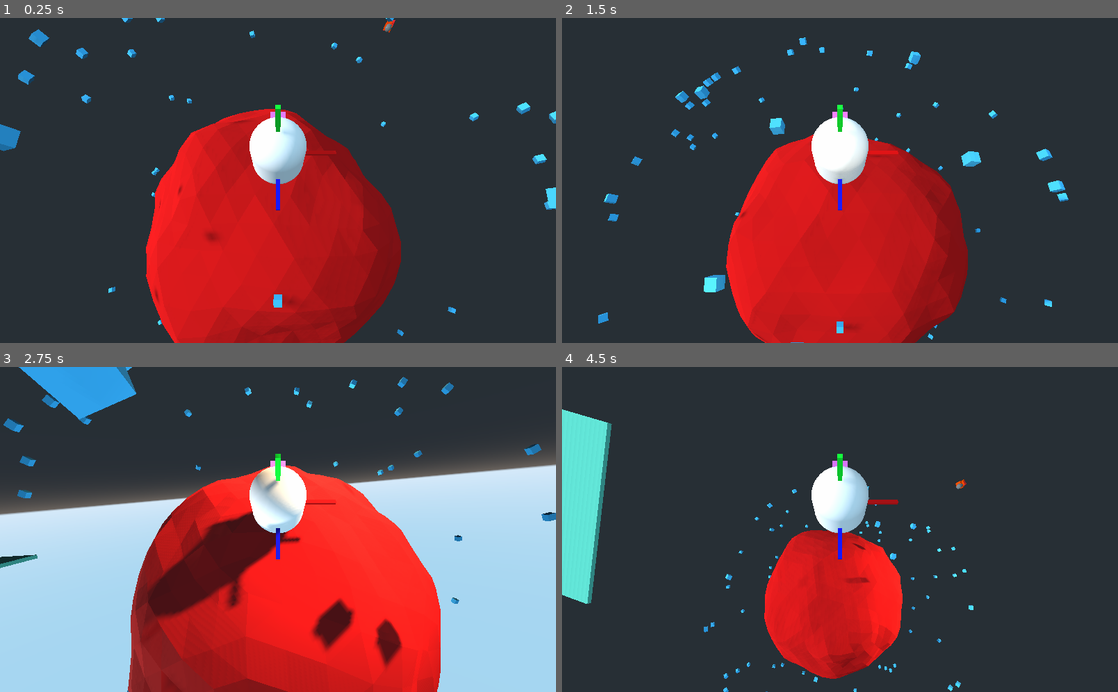
Above: before the commit, frames 1-4 (two rows, left to right).
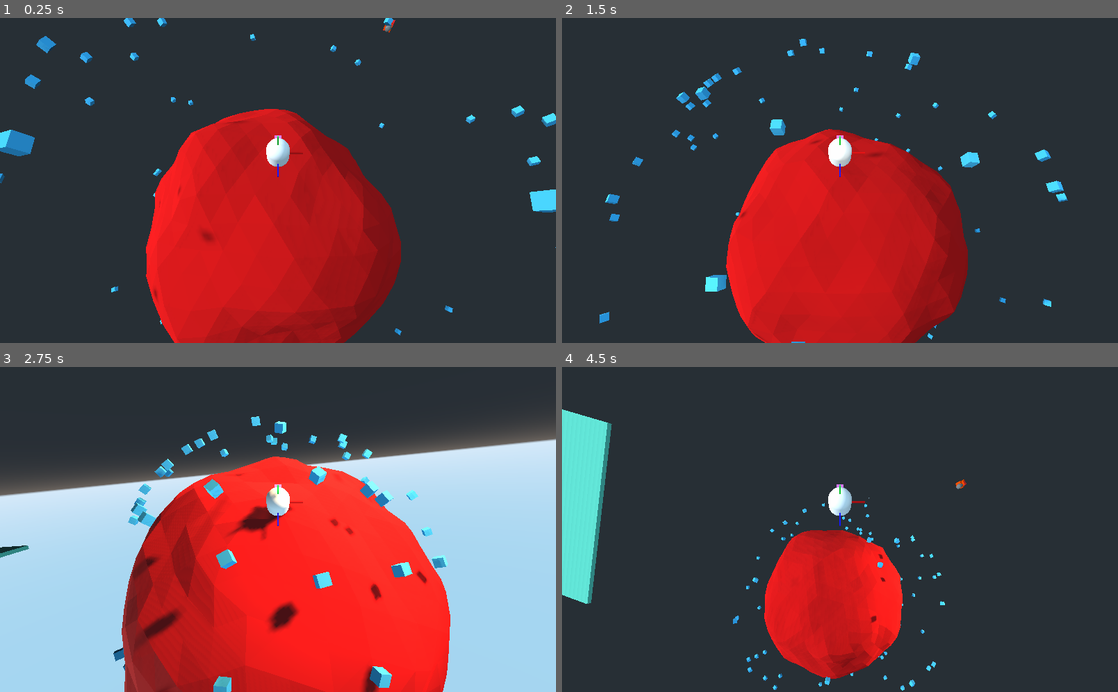
Above: after the commit, the same moments.

Repository: kevinms/godot-wild-jam-23
Game: Godot game, scene res://Game.tscn
Same seed, same stepped clock (60 frames per second), same inputs: the game is played once before the commit and once after it.
Inputs (mouse positions are in pixels of both pictures, inside the frame that each line leads up to):
- Up to frame 1 (0.25 s): no input
- Up to frame 2 (1.5 s): tap Enter (enter) at 0.5, 1.35 s; move the mouse to (867, 180) at 0.52 s; hold Space (jump) 0.53-1.28 s; hold W (forward) from 0.53 s (still down); click (867, 180) at 0.67 s; move the mouse to (812, 180) at 1.27 s
- Up to frame 3 (2.75 s): keep holding W (forward); tap Space (jump) at 1.52, 1.55, 1.82, 2.3 s; move the mouse to (289, 523) at 2.02 s; press the mouse at (289, 523) at 2.03 s
- Up to frame 4 (4.5 s): keep holding W (forward); move the mouse to (834, 536) at 2.77 s; release the mouse at (834, 536) at 2.78 s; tap Space (jump) at 2.85, 3.02, 3.32 s; click (834, 536) at 2.92 s; move the mouse to (878, 532) at 3.52 s; hold Space (jump) 3.53-4.28 s; tap Enter (enter) at 3.6 s; move the mouse to (795, 526) at 4.27 s; click (795, 526) at 4.35 s

The runs differ from the first frame. In frame 1, 3.4% of the frame differs, in the area x 0-100%, y 0-98%; in frame 2, 2.2%; in frame 3, 29%, in the area x 0-100%, y 0-100%; in frame 4, 2.6%.

Commit message:
Humans have a fear of the player and when they are too close will jump away.

Diff:
--- a/Game.tscn
+++ b/Game.tscn
@@ -51,6 +51,7 @@
 
 [node name="Player" parent="." instance=ExtResource( 2 )]
 transform = Transform( 1, 0, 0, 0, 1, 0, 0, 0, 1, 0, 18.8625, 1.39177 )
+planet_path = NodePath("../Planet")
 
 [node name="Camera" type="Camera" parent="Player"]
 transform = Transform( 1, 0, 0, 0, 0.346494, 0.938052, 0, -0.938052, 0.346494, 0, 7.75222, 3.95476 )
--- a/Human.gd
+++ b/Human.gd
@@ -1,31 +1,48 @@
 extends KinematicBody
 
 var speed = 1
-var jump = 2
+var jump = 3
 var gravity = 2
 
 export(NodePath) var planet_path
 onready var planet = get_node(planet_path)
 
+export(NodePath) var alien_path
+onready var alien = get_node(alien_path)
+
 var global_velocity = Vector3()
 var jumping = false
 
+var fear = 1.0
+
+func _ready():
+	print(alien)
+
 func _physics_process(delta):
 	# Jump
-	if is_on_floor() and randf() < 0.01:
+	if is_on_floor() and randf() < 1.0:
 		# Always jump up
-		global_velocity = global_transform.basis.y * jump
+		global_velocity = global_transform.basis.y * rand_range(0, jump)
 		jumping = true
 
-		# Determine the direction
-		var forward = -global_transform.basis.z.normalized()
-		var new_dir = forward.rotated(global_transform.basis.y, rand_range(0, 2*PI))
-		global_velocity += new_dir * speed
+		# Distance to alien
+		var ray_to_alien = alien.global_transform.origin - global_transform.origin
+		if ray_to_alien.length() < 4:
+			fear = ray_to_alien.length()
+			#var forward = -global_transform.basis.z.normalized()
+			#var new_dir = forward.rotated(global_transform.basis.y, rand_range(0, 2*PI))
+			var new_dir = -ray_to_alien.normalized()
+			global_velocity += new_dir * speed * fear
+		else:
+			# Determine the direction
+			var forward = -global_transform.basis.z.normalized()
+			var new_dir = forward.rotated(global_transform.basis.y, rand_range(0, 2*PI))
+			global_velocity += new_dir * speed
 
 	var accel = Vector3()
 
 	# Gravity
-	accel += -global_transform.basis.y * gravity * delta
+	accel += -global_transform.basis.y * 500 * delta
 
 	# Apply acceleration
 	global_velocity += accel * delta
--- a/Icosphere.tscn
+++ b/Icosphere.tscn
@@ -1,8 +1,8 @@
 [gd_scene load_steps=4 format=2]
 
 [ext_resource path="res://Icosphere.gd" type="Script" id=1]
+[ext_resource path="res://Player.tscn" type="PackedScene" id=2]
 [ext_resource path="res://IcosphereMain.gd" type="Script" id=3]
-[ext_resource path="res://Human.tscn" type="PackedScene" id=4]
 
 [node name="Spatial" type="Spatial"]
 script = ExtResource( 3 )
@@ -13,7 +13,6 @@
 [node name="Camera" type="Camera" parent="."]
 transform = Transform( 1, 0, 0, 0, 0.871402, 0.490569, 0, -0.490569, 0.871402, 0, 10.4579, 18.3803 )
 
-[node name="Human" parent="." instance=ExtResource( 4 )]
-transform = Transform( 1, 0, 0, 0, 1, 0, 0, 0, 1, 0, 9.15601, 6.17499 )
-collision_layer = 1024
+[node name="Player" parent="." instance=ExtResource( 2 )]
+transform = Transform( 1, 0, 0, 0, 1, 0, 0, 0, 1, 8.56306, 26.9328, 0 )
 planet_path = NodePath("../Icosphere")
--- a/IcosphereMain.gd
+++ b/IcosphereMain.gd
@@ -36,6 +36,9 @@
 
 		human.planet_path = $Icosphere.get_path()
 		human.planet = $Icosphere
+		human.alien_path = $Player.get_path()
+		human.alien = $Player
+		print(human.alien)
 		add_child(human)
 
 func random_point_on_sphere(radius: float):
--- a/Player.gd
+++ b/Player.gd
@@ -8,7 +8,8 @@
 var jump = 20
 export var mouse_sensitivity = 0.002 # radians / pixel
 
-onready var planet = $"../Planet"
+export(NodePath) var planet_path
+onready var planet = get_node(planet_path)
 
 func local_input_direction():
 	var dir = Vector3()
--- a/Player.tscn
+++ b/Player.tscn
@@ -26,7 +26,7 @@
 script = ExtResource( 1 )
 
 [node name="MeshInstance" type="MeshInstance" parent="."]
-transform = Transform( 1, 0, 0, 0, -4.37114e-08, 1, 0, -1, -4.37114e-08, 0, 0, 0 )
+transform = Transform( 0.432, 0, 0, 0, -1.88833e-08, 0.432, 0, -0.432, -1.88833e-08, 0, 0, 0 )
 mesh = SubResource( 1 )
 material/0 = null
 
@@ -36,10 +36,11 @@
 material/0 = SubResource( 3 )
 
 [node name="CollisionShape" type="CollisionShape" parent="."]
-transform = Transform( 1, 0, 0, 0, -4.37114e-08, 1, 0, -1, -4.37114e-08, 0, 0, 0 )
+transform = Transform( 0.432, 0, 0, 0, -1.88833e-08, 0.432, 0, -0.432, -1.88833e-08, 0, 0, 0 )
 shape = SubResource( 4 )
 
 [node name="Gizmo" type="Spatial" parent="."]
+transform = Transform( 0.432, 0, 0, 0, 0.432, 0, 0, 0, 0.432, 0, 0, 0 )
 
 [node name="Z" type="MeshInstance" parent="Gizmo"]
 transform = Transform( 0.0723377, 0, 0, 0, 0.0723377, 0, 0, 0, 0.555103, 0, 0, 1.60792 )
@@ -57,3 +58,4 @@
 material/0 = SubResource( 8 )
 
 [node name="Debug" type="Spatial" parent="."]
+transform = Transform( 0.432, 0, 0, 0, 0.432, 0, 0, 0, 0.432, 0, 0, 0 )
Not shown, added: gifs/Peek 2020-07-12 15-14.webm
